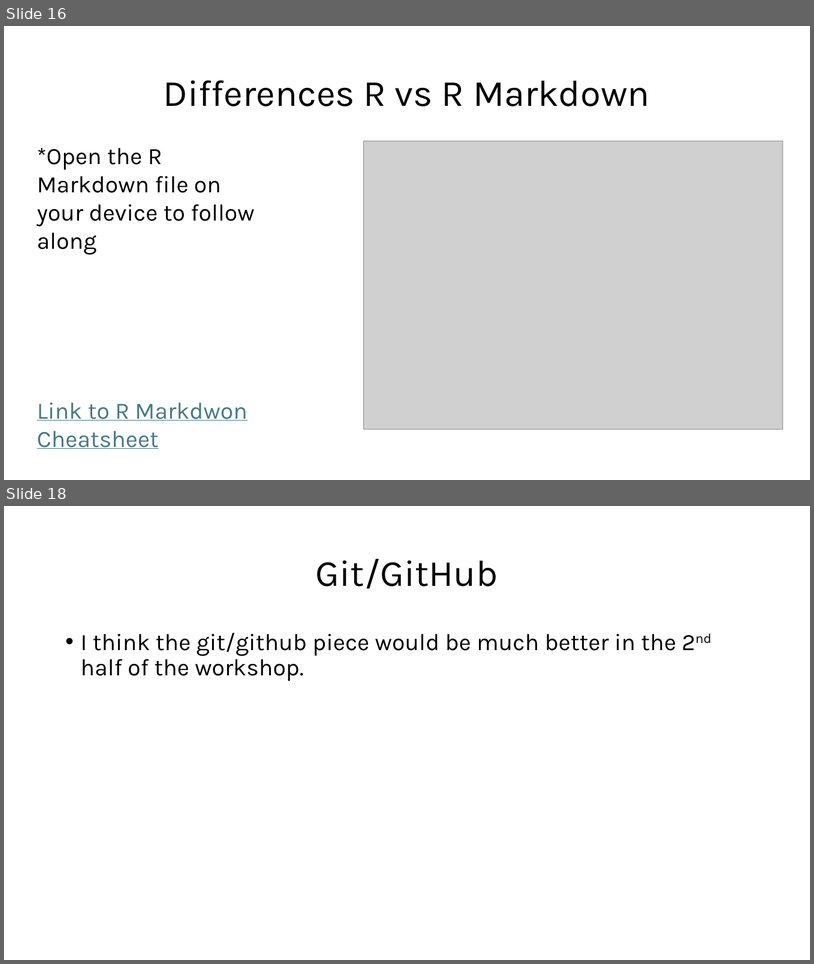
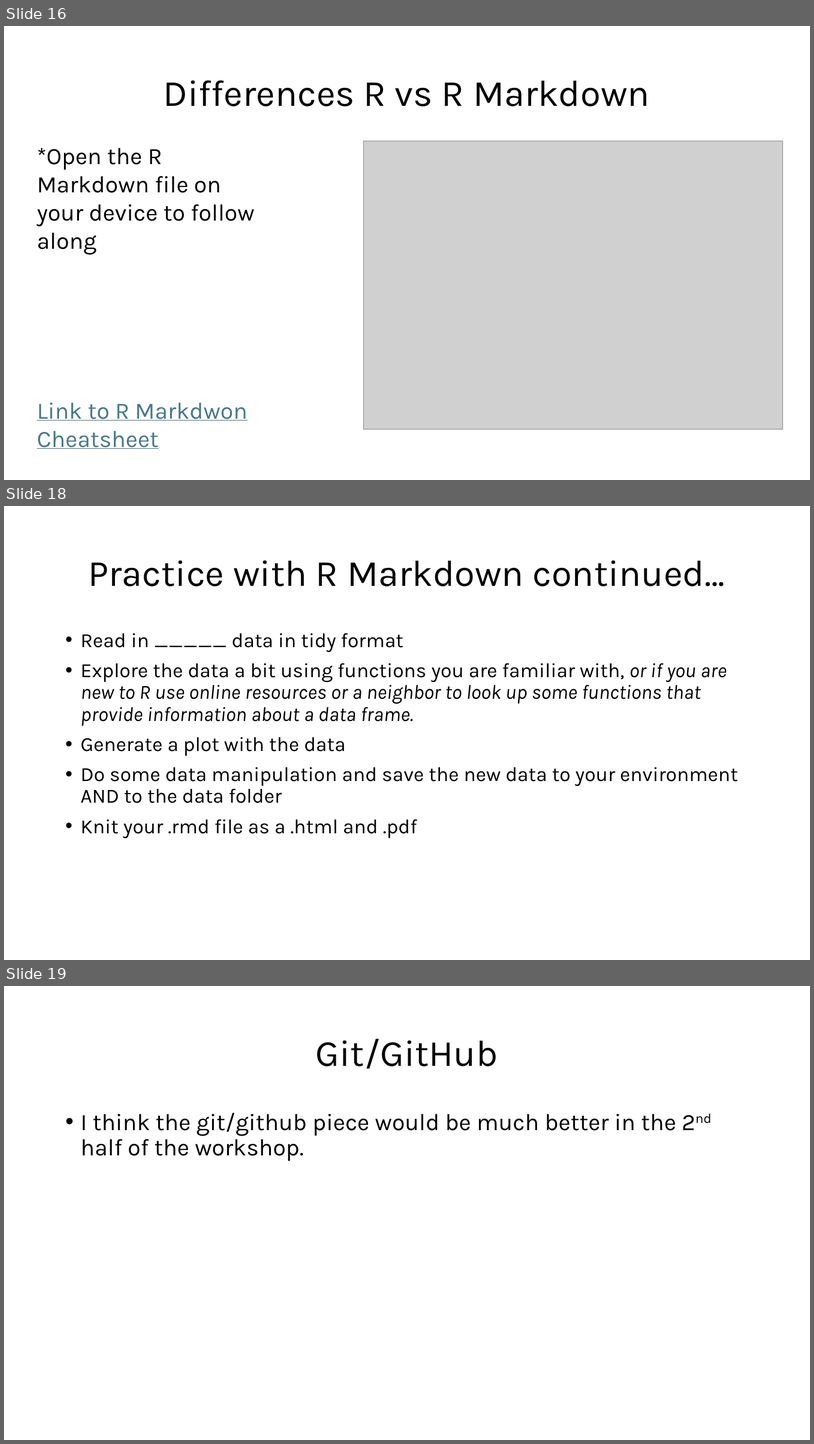
Before and after one commit to marissadyck/reproducible-research-R-ASM, a slide deck: docs/Reproducible research in R.pptx. Shown one above the other, each under a label of ours: slides 16 and 18 before the commit, slides 16, 18 and 19 after it; the slides between them are not shown. The pictures are 814x964 and 814x1444 pixels, drawn with LibreOffice and Linux fonts; fonts in the diff are those of the drawing; grey boxes stand for pictures. Boxes give left, top, right and bottom in pixels: in the first picture for what was removed or moved away, otherwise in the second. Text is boxed around its words. In the diff, an @@ line names an element or a change of style, - is before the commit and + after.

```diff
--- a/docs/Reproducible research in R.pptx
+++ b/docs/Reproducible research in R.pptx
@@ slide 18 added at (4, 506, 810, 960), background #FFFFFF @@
@@ title added at (89, 560, 725, 586), 44 pt, text #000000 @@
+Practice with R Markdown continued…
@@ text added at (81, 633, 738, 838), 24 pt, text #000000 @@
+• Read in _____ data in tidy format
+• Explore the data a bit using functions you are familiar with, or if you are new to R use online resources or a neighbor to look up some functions that provide information about a data frame.
+• Generate a plot with the data
+• Do some data manipulation and save the new data to your environment AND to the data folder
+• Knit your .rmd file as a .html and .pdf
@@ what was slide 18 is now slide 19 @@
```
Also in this commit, not shown: 6 slides changed, 7 other files.
